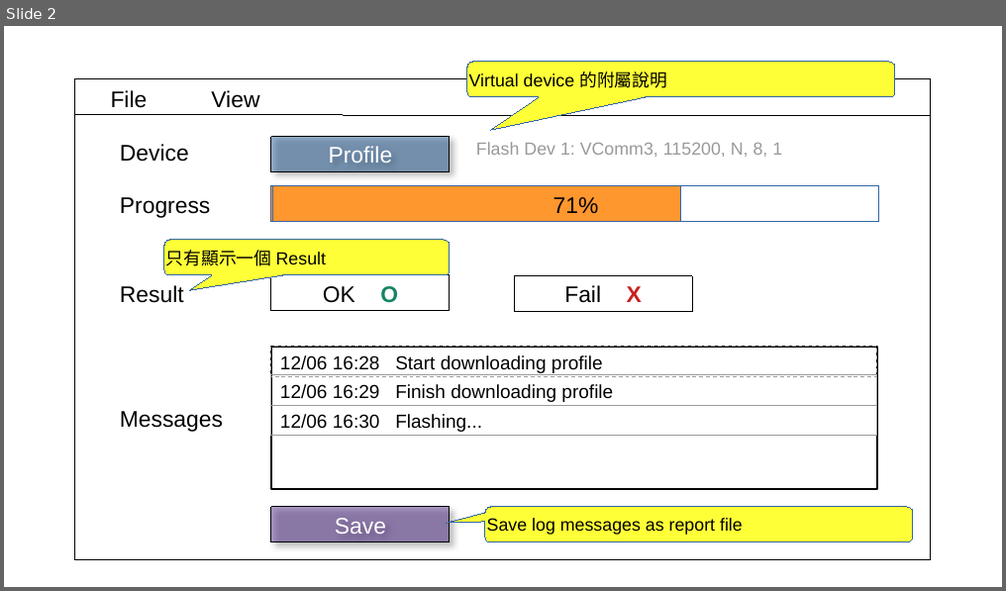
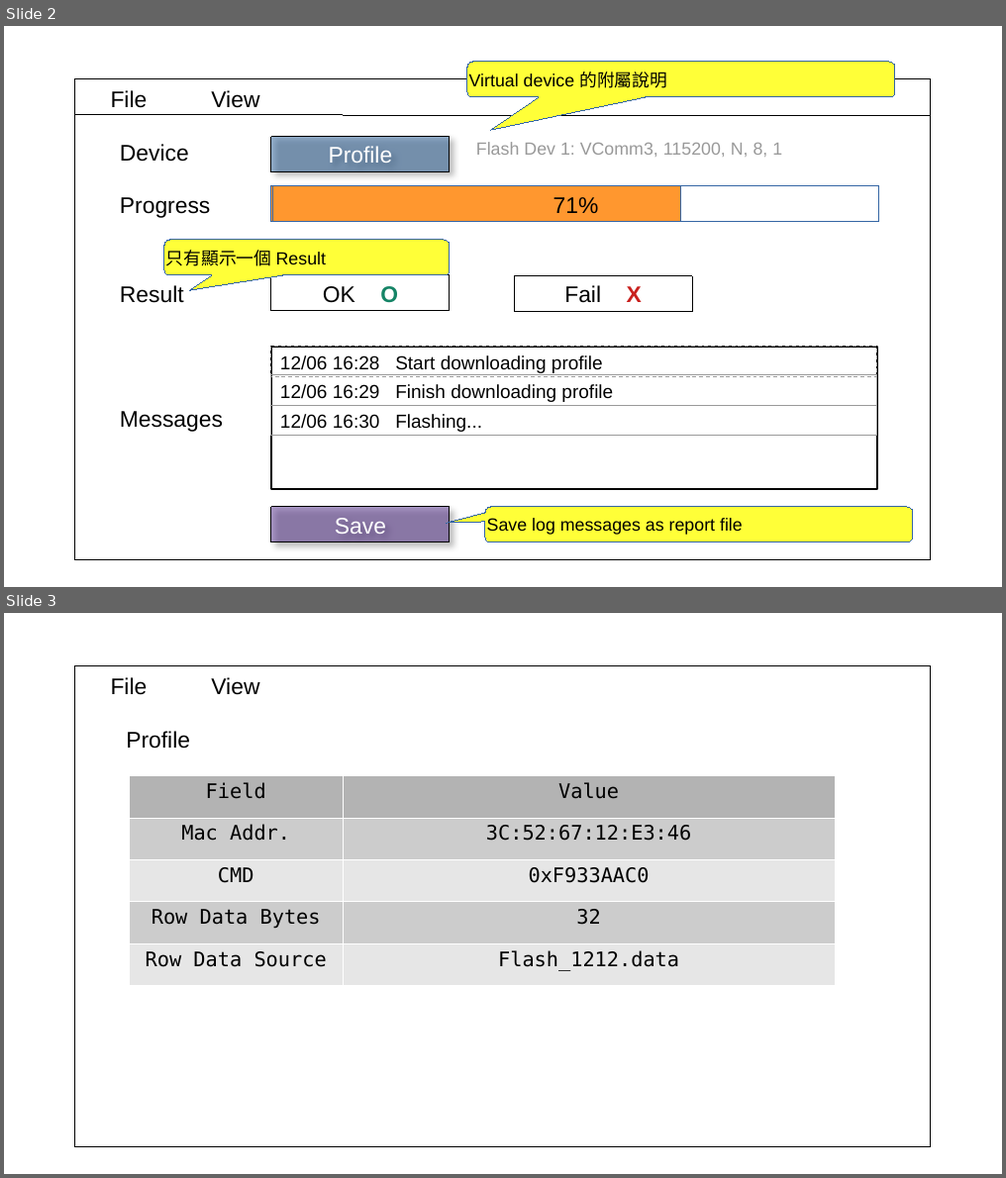
Before and after one commit to tomjpsun/obsidianVaults, a slide deck: DM9051A OTP 燒錄專案/Sketch.odp. Shown one above the other, each under a label of ours: slide 2 before the commit, slides 2 and 3 after it. The pictures are 1006x591 and 1006x1178 pixels, drawn with LibreOffice and Linux fonts; fonts in the diff are those of the drawing. Boxes give left, top, right and bottom in pixels: in the first picture for what was removed or moved away, otherwise in the second. Text is boxed around its words. In the diff, an @@ line names an element or a change of style, - is before the commit and + after.

```diff
--- a/DM9051A OTP 燒錄專案/Sketch.odp
+++ b/DM9051A OTP 燒錄專案/Sketch.odp
@@ slide 3 added at box(4, 613, 1002, 1174), background #FFFFFF @@
@@ rectangle added at box(75, 666, 932, 1148), outline #000000 0 pt dashed @@
@@ text added at box(111, 677, 148, 695), 18 pt, text #000000 @@
+File
@@ text added at box(211, 677, 259, 695), 18 pt, text #000000 @@
+View
@@ text added at box(126, 731, 190, 749), 18 pt, text #000000 @@
+Profile
@@ table added at box(129, 775, 836, 985), 5 rows, 2 columns @@
+Field | Value
+Mac Addr. | 3C:52:67:12:E3:46
+CMD | 0xF933AAC0
+Row Data Bytes | 32
+Row Data Source | Flash_1212.data
```
Also in this commit, not shown: 1 slide changed, 1 slide removed, 1 other file.
